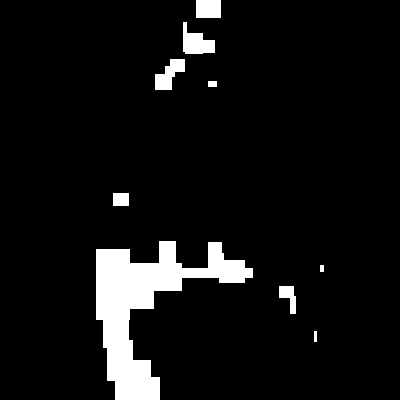
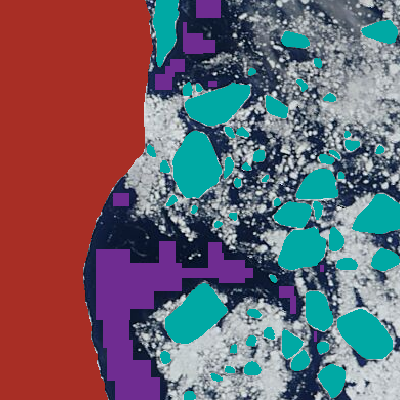
Layered file, before and after one edit (400×400). Changes by layer:
hid "water" over left=0, top=0, right=400, bottom=400
painted on "ice floes" (2nd of 2) over left=153, top=0, right=400, bottom=400
